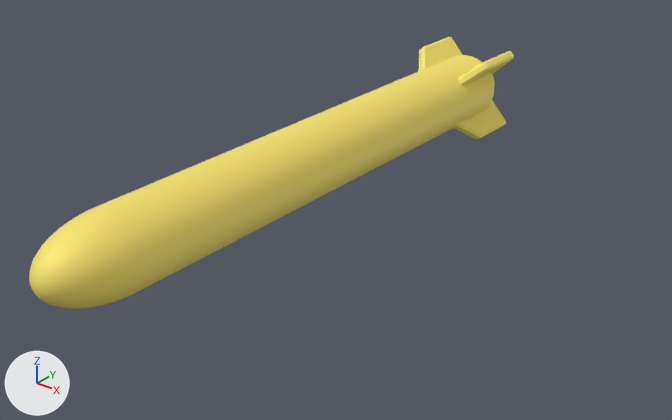
The glTF model torps.glb as it was, and as the next commit left it.
Both versions are drawn from a camera (50 mm lens) standing at (712.6, -1452.8, 995.5) and looking at (596.0, -1307.1, 905.2). Every picture has the same lights, and +X, +Y and +Z are marked at lower left. The picture after the commit comes second.

Script lines for the objects in view, before the commit:
```python
me_tp__torpedo_d18_l = bpy.data.meshes.new('tp__Torpedo_D18_L')
me_tp__torpedo_d18_l.from_pydata(...)  # 9587 vertices, 19166 faces; spans x 571.0..594.0, y -1375.0..-1225.0, z 900.0..923.0
me_tp__torpedo_d18_l.materials.append(mat_material_0)  # yellow #fae76e
ob_tp__torpedo_d18_l = bpy.data.objects.new('tp__Torpedo_D18_L', me_tp__torpedo_d18_l)
ob_tp__torpedo_d18_l.location = (0.0, 0.0, 0.0)
```
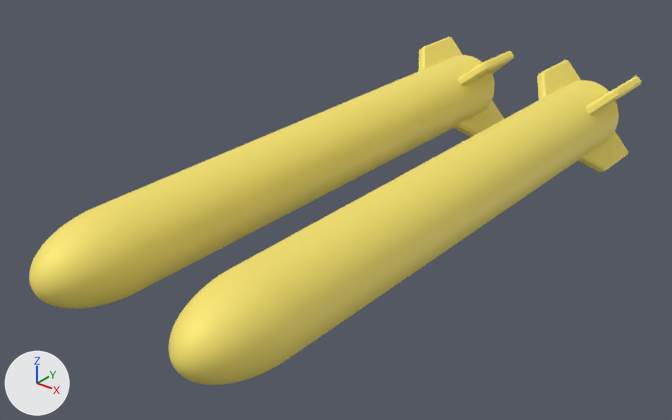
The change, as a list of edits to the scene's bpy script:
```text
Add me_tp__torpedo_d18_r:
    me_tp__torpedo_d18_r.from_pydata(...)  # 5089 vertices, 10170 faces; spans x 607.0..630.0, y -1375.0..-1225.0, z 900.0..923.0
    me_tp__torpedo_d18_r.materials.append(mat_material_0)  # yellow #fae76e
Add ob_tp__torpedo_d18_r:
    ob_tp__torpedo_d18_r = bpy.data.objects.new('tp__Torpedo_D18_R', me_tp__torpedo_d18_r)
    ob_tp__torpedo_d18_r.location = (0.0, 0.0, 0.0)
```

Changed parts and their boxes [x1, y1, x2, y2] in the pictures (672 x 420 px):
'tp__Torpedo_D18_R', added (yellow)
    after: [169, 60, 641, 385]
